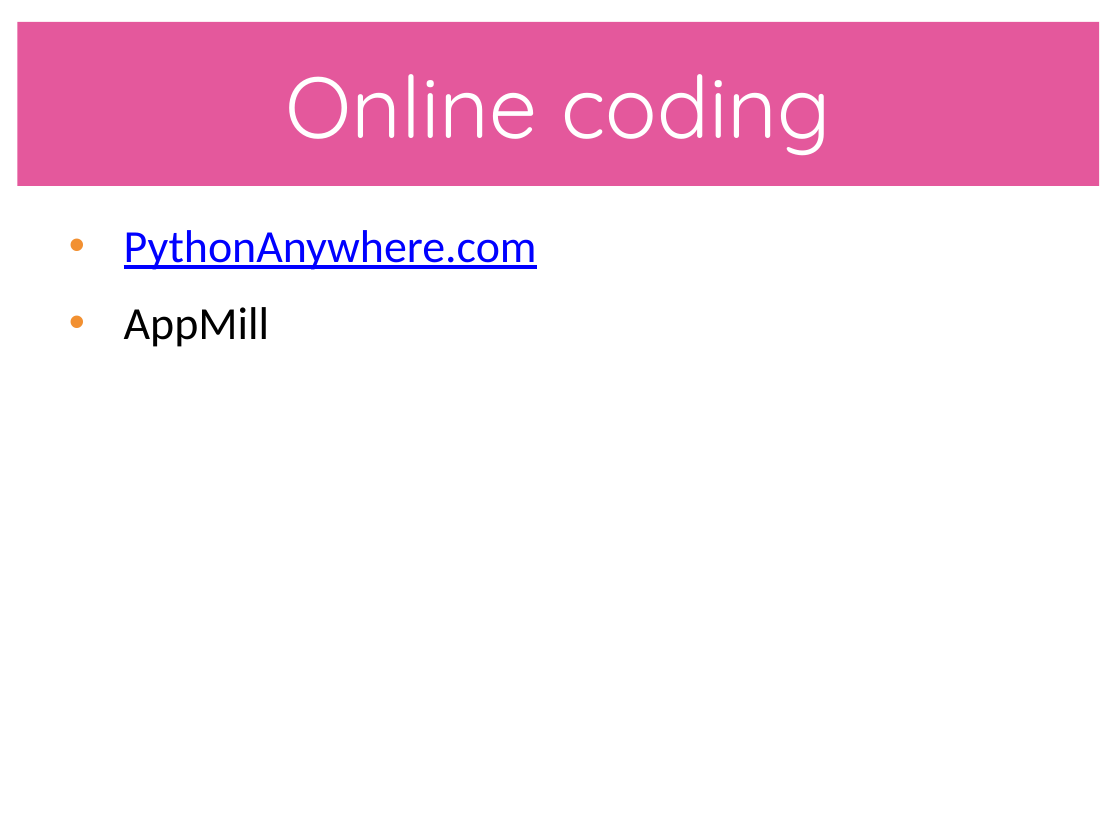
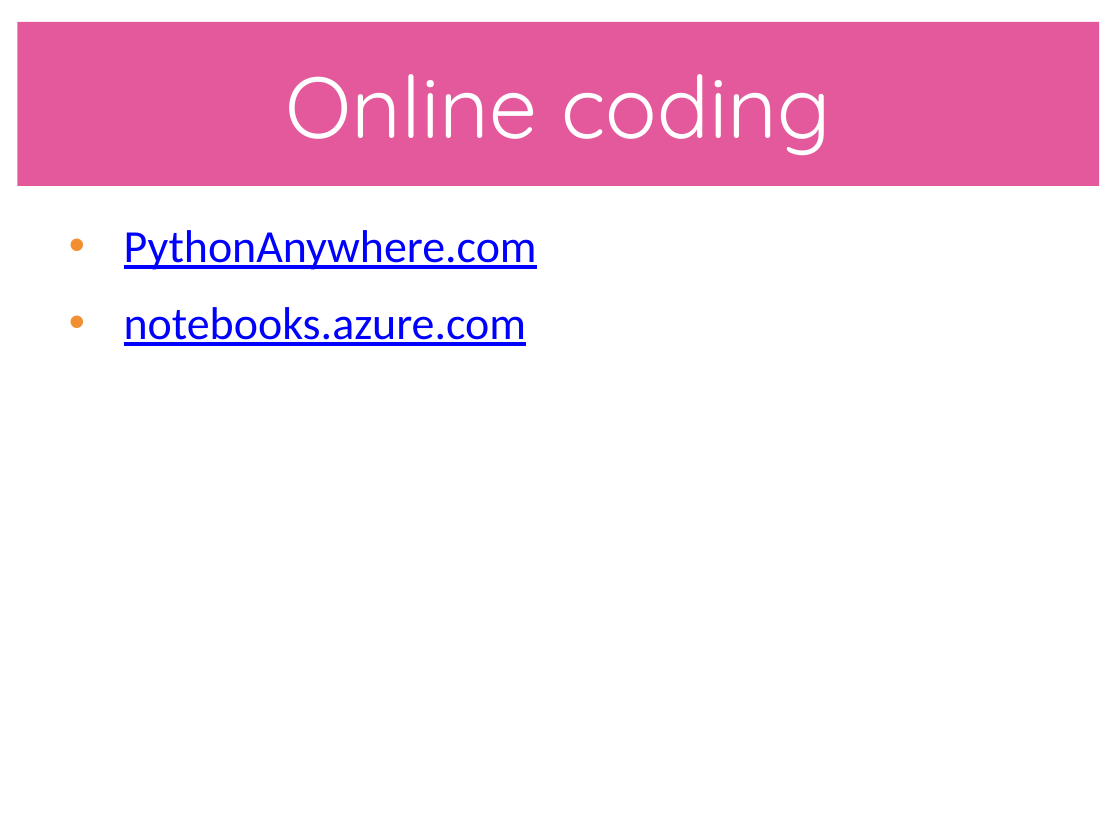
Before and after one commit to catherinedevlin/young-coders-tutorial, a slide deck: slide 96 of 2017/Beginner/YoungCoders_2017_beginner.pptx. Drawn at 1120x840 pixels with LibreOffice and Linux fonts; fonts in the diff are those of the drawing. Boxes give left, top, right and bottom in pixels: in the first picture for what was removed or moved away, otherwise in the second. Text is boxed around its words. In the diff, an @@ line names an element or a change of style, - is before the commit and + after.

```diff
--- a/2017/Beginner/YoungCoders_2017_beginner.pptx
+++ b/2017/Beginner/YoungCoders_2017_beginner.pptx
@@ text at (x1=124, y1=307, x2=526, y2=346): text changed; text colour #000000 to #0000FF @@
-• AppMill
+• notebooks.azure.com
```
Also in this commit, not shown: 3 other slides changed, 3 other files.
